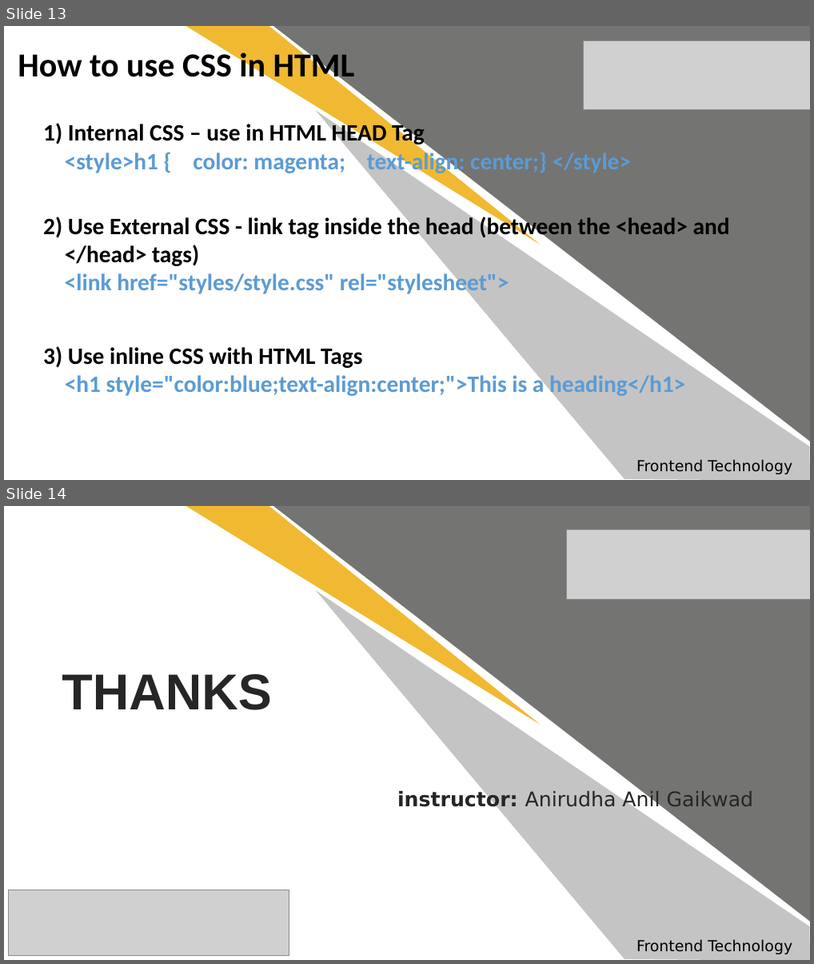
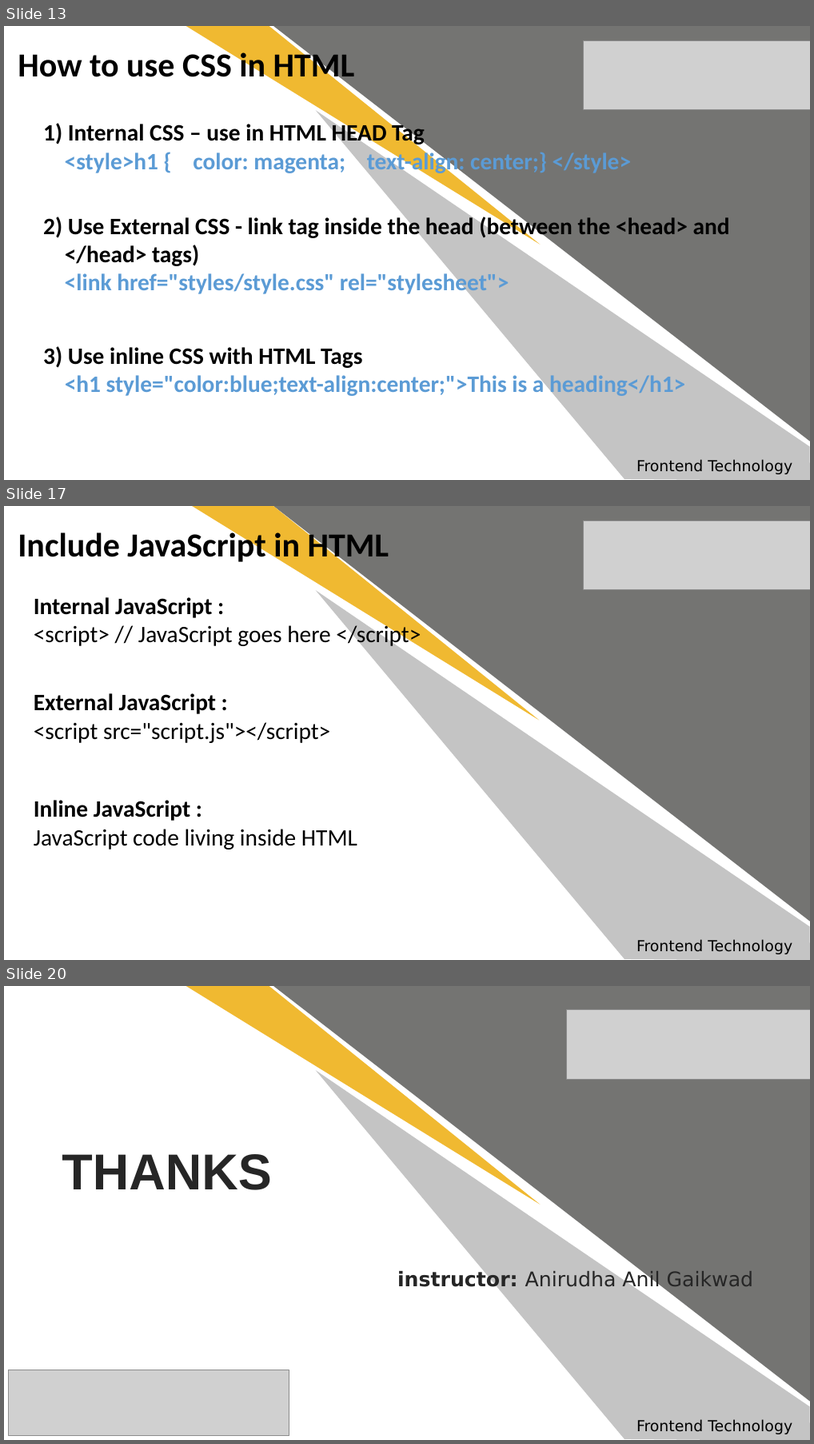
Before and after one commit to anirudhagaikwad/Python_Django_Internship_6Nov20, a slide deck: #2_Front-end_technology.pptx. Shown one above the other, each under a label of ours: slides 13 and 14 before the commit, slides 13, 17 and 20 after it; the slides between them are not shown. The pictures are 814x964 and 814x1444 pixels, drawn with LibreOffice and Linux fonts; fonts in the diff are those of the drawing; grey boxes stand for pictures. Boxes give left, top, right and bottom in pixels: in the first picture for what was removed or moved away, otherwise in the second. Text is boxed around its words. In the diff, an @@ line names an element or a change of style, - is before the commit and + after.

```diff
--- a/#2_Front-end_technology.pptx
+++ b/#2_Front-end_technology.pptx
@@ slide 17 added at (4, 506, 810, 960), background #FFFFFF @@
@@ text added at (18, 529, 390, 565), 40 pt, text #000000, bold @@
+Include JavaScript in HTML
@@ freeform shape added at (186, 506, 549, 747), fill #F0B931 @@
@@ right triangle added at (274, 506, 810, 921), fill #747472 @@
@@ freeform shape added at (304, 506, 810, 960), fill #C4C4C4 @@
@@ picture added at (583, 520, 810, 589) @@
@@ text added at (34, 597, 421, 648), 28 pt, text #000000 @@
+Internal JavaScript :
+<script> // JavaScript goes here </script>
@@ text added at (34, 693, 330, 743), 28 pt, text #000000 @@
+External JavaScript :
+<script src="script.js"></script>
@@ text added at (34, 800, 358, 849), 28 pt, text #000000 @@
+Inline JavaScript :
+JavaScript code living inside HTML
@@ text added at (637, 939, 793, 954), 18 pt, text #000000 @@
+Frontend Technology
@@ what was slide 14 is now slide 20 @@
```
Also in this commit, not shown: 5 other slides added, 4 other files.
